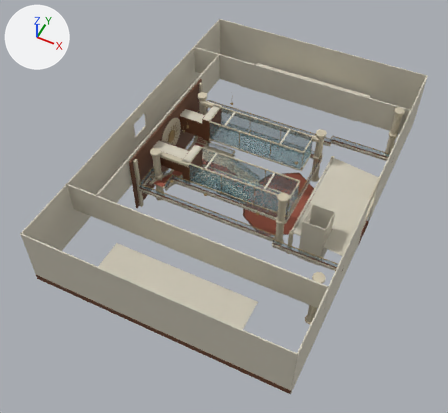
One commit to the Blender file BlenderCatalogue/assets/arrivals_fusion/source/AST-ARR-002.blend: the scene before it, then after it.
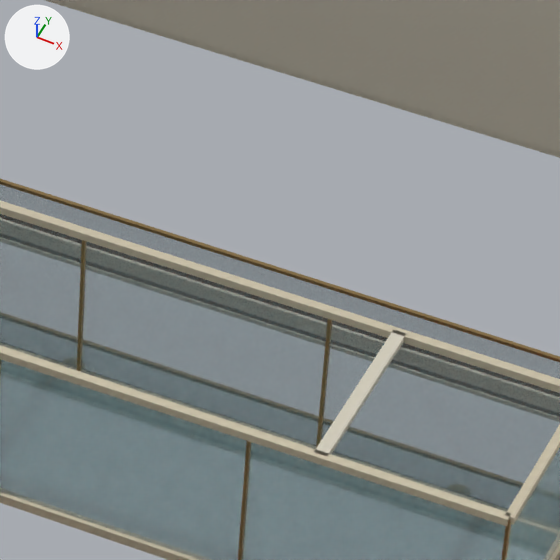
The first picture shows the older version from a camera (50 mm lens) standing at (32.2, -74.1, 85.8) and looking at (-1.7, -6.5, 1.3). The close-ups show the older and then the newer version on the part from 54% to 69% of the width and 21% to 38% of the height of that picture. Only the edits that show in the close-ups are written down. Every picture has the same lights, and +X, +Y and +Z are marked at upper left.

Objects in the first close-up: 'ARR_BalconyCap_20', 'ARR_BalconyGlass_20', 'ARR_ExhibitBearingCrossbeam_0.001', 'ARR_ExhibitGlassSide_0', 'ARR_ExhibitGlassSide_0.001', 'ARR_ExhibitGlassSide_0.002', 'ARR_ExhibitLowerFrame_0.002', 'ARR_ExhibitUpperFrame_0', 'ARR_ExhibitUpperFrame_0.001', 'ARR_ExhibitUpperFrame_0.002', 'ARR_HospitalityCanopy_1_0', 'ARR_OpaqueServiceScreen_0' and 5 more.
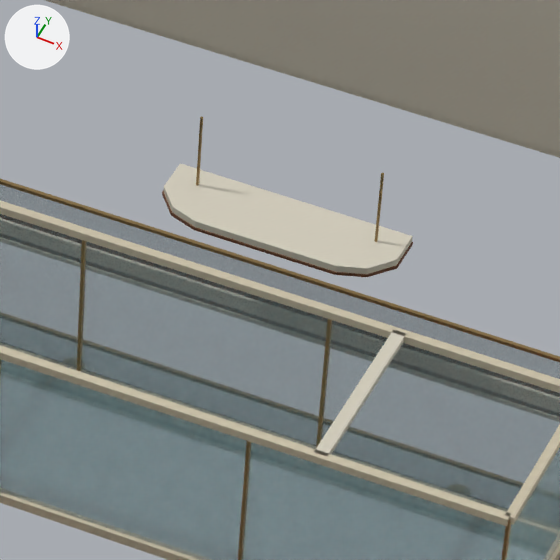
Changed parts and their boxes (x1, y1, x2, y2) in the close-ups (560 x 560 px):
'ARR_GalleryPauseCeiling_north', added
    after: (164, 163, 413, 274)
'ARR_GalleryPauseReveal_north.004', added
    after: (194, 227, 335, 275)
'ARR_GalleryPauseSupport_north-33.3', added
    after: (196, 117, 203, 186)
'ARR_GalleryPauseSupport_north-28.7', added
    after: (375, 173, 384, 242)
'ARR_GalleryPauseReveal_north.003', added
    after: (335, 272, 367, 277)
'ARR_GalleryPauseReveal_north.002', added
    after: (367, 266, 397, 277)
'ARR_GalleryPauseReveal_north.005', added
    after: (171, 213, 195, 230)
'ARR_GalleryPauseReveal_north.001', added
    after: (396, 242, 413, 268)
'ARR_GalleryPauseReveal_north.006', added
    after: (162, 192, 172, 214)

The change, as a diff of the scene's bpy script:
```diff
--- a/BlenderCatalogue/assets/arrivals_fusion/source/AST-ARR-002.blend.py
+++ b/BlenderCatalogue/assets/arrivals_fusion/source/AST-ARR-002.blend.py
@@ ob_arr_gallerypausereveal_north_006 @@
+ob_arr_gallerypausereveal_north_006 = bpy.data.objects.new('ARR_GalleryPauseReveal_north.006', me_arr_gallerypausereveal_north_006)  # 8 vertices, 6 faces; spans x -3.023..-2.477, y 11.081..11.719, z 9.48..9.55; in mat_warm_walnut (picture img_warm_walnut_png)
+ob_arr_gallerypausereveal_north_006.location = (0.0, 0.0, 0.0)
@@ ob_arr_gallerypausereveal_north_005 @@
+ob_arr_gallerypausereveal_north_005 = bpy.data.objects.new('ARR_GalleryPauseReveal_north.005', me_arr_gallerypausereveal_north_005)  # 8 vertices, 6 faces; spans x -2.51..-1.79, y 10.822..11.128, z 9.48..9.55; in mat_warm_walnut (picture img_warm_walnut_png)
+ob_arr_gallerypausereveal_north_005.location = (0.0, 0.0, 0.0)
@@ ob_arr_gallerypausereveal_north_004 @@
+ob_arr_gallerypausereveal_north_004 = bpy.data.objects.new('ARR_GalleryPauseReveal_north.004', me_arr_gallerypausereveal_north_004)  # a box spanning x -1.8..1.8, y 10.82..10.88, z 9.48..9.55; in mat_warm_walnut (picture img_warm_walnut_png)
+ob_arr_gallerypausereveal_north_004.location = (0.0, 0.0, 0.0)
@@ ob_arr_gallerypausereveal_north_003 @@
+ob_arr_gallerypausereveal_north_003 = bpy.data.objects.new('ARR_GalleryPauseReveal_north.003', me_arr_gallerypausereveal_north_003)  # 8 vertices, 6 faces; spans x 1.79..2.51, y 10.822..11.128, z 9.48..9.55; in mat_warm_walnut (picture img_warm_walnut_png)
+ob_arr_gallerypausereveal_north_003.location = (0.0, 0.0, 0.0)
@@ ob_arr_gallerypausereveal_north_002 @@
+ob_arr_gallerypausereveal_north_002 = bpy.data.objects.new('ARR_GalleryPauseReveal_north.002', me_arr_gallerypausereveal_north_002)  # 8 vertices, 6 faces; spans x 2.477..3.023, y 11.081..11.719, z 9.48..9.55; in mat_warm_walnut (picture img_warm_walnut_png)
+ob_arr_gallerypausereveal_north_002.location = (0.0, 0.0, 0.0)
@@ ob_arr_gallerypausereveal_north_001 @@
+ob_arr_gallerypausereveal_north_001 = bpy.data.objects.new('ARR_GalleryPauseReveal_north.001', me_arr_gallerypausereveal_north_001)  # a box spanning x 2.97..3.03, y 11.7..12.65, z 9.48..9.55; in mat_warm_walnut (picture img_warm_walnut_png)
+ob_arr_gallerypausereveal_north_001.location = (0.0, 0.0, 0.0)
@@ ob_arr_gallerypausesupport_north_28_7 @@
+ob_arr_gallerypausesupport_north_28_7 = bpy.data.objects.new('ARR_GalleryPauseSupport_north-28.7', me_arr_gallerypausesupport_north_28_7)  # a box spanning x 2.27..2.33, y 12.07..12.13, z 9.73..11.76; in mat_champagne_metal (picture img_champagne_metal_png)
+ob_arr_gallerypausesupport_north_28_7.location = (0.0, 0.0, 0.0)
@@ ob_arr_gallerypausesupport_north_33_3 @@
+ob_arr_gallerypausesupport_north_33_3 = bpy.data.objects.new('ARR_GalleryPauseSupport_north-33.3', me_arr_gallerypausesupport_north_33_3)  # a box spanning x -2.33..-2.27, y 12.07..12.13, z 9.73..11.76; in mat_champagne_metal (picture img_champagne_metal_png)
+ob_arr_gallerypausesupport_north_33_3.location = (0.0, 0.0, 0.0)
@@ ob_arr_gallerypauseceiling_north @@
+ob_arr_gallerypauseceiling_north = bpy.data.objects.new('ARR_GalleryPauseCeiling_north', me_arr_gallerypauseceiling_north)  # 16 vertices, 10 faces; spans x -3.0..3.0, y 10.85..12.65, z 9.55..9.73; in mat_ivory_enamel (picture img_ivory_enamel_png)
+ob_arr_gallerypauseceiling_north.location = (0.0, 0.0, 0.0)
```
